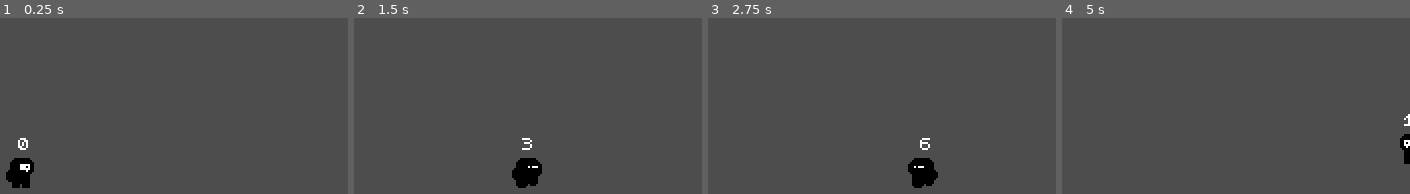
Above: before the commit, frames 1-4 (left to right).
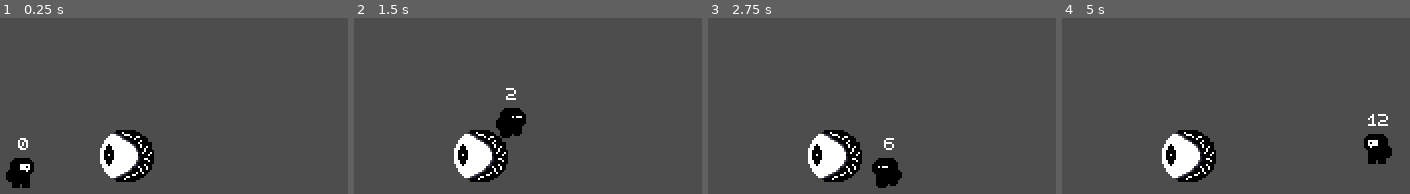
Above: after the commit, the same moments.

Repository: austintian03/presence
Game: Godot game, scene res://Scenes/game.tscn
Two runs of this game, one before a commit and one after it. Both use one fixed random seed, a clock stepped at 60 frames per second and the inputs below.
Inputs:
- Up to frame 1 (0.25 s): no input
- Up to frame 2 (1.5 s): tap Enter at 0.5 s; hold Right (move_right) from 0.53 s (still down); tap S (hide) at 0.6 s; tap Up (jump) at 0.77 s; tap Shift (sprint) at 1.35 s
- Up to frame 3 (2.75 s): tap Up (jump) at 1.52 s; release Right (move_right) at 2.03 s; hold Left (move_left) from 2.03 s (still down); tap S (hide) at 2.1 s
- Up to frame 4 (5 s): release Left (move_left) at 2.78 s; hold Right (move_right) 2.78-4.28 s; tap Shift (sprint) at 2.85, 4.35 s; tap Up (jump) at 3.02, 3.77, 4.52 s; tap S (hide) at 3.6 s; tap Space at 4.25 s; hold Left (move_left) from 4.28 s (still down)

The runs differ from the first frame. In frame 1, 3.7% of the frame differs, in the area x 28-45%, y 63-94%; in frame 2, 6.2%, in the area x 28-55%, y 39-97%; in frame 3, 6.1%; in frame 4, 5.4%.

Commit message:
Add initial Perceiver enemy

Diff:
--- /dev/null
+++ b/presence/Objects/Enemy/perceiver.tscn
@@ -0,0 +1,49 @@
+[gd_scene load_steps=8 format=3 uid="uid://bj4jhuckdfhaa"]
+
+[ext_resource type="Texture2D" uid="uid://ce5h4625pqmaq" path="res://Art/sprites/perceiver-Sheet.png" id="1_wg218"]
+[ext_resource type="Script" uid="uid://cxwavbx54f7vf" path="res://Objects/Enemy/scripts/perceiver.gd" id="1_y52ul"]
+
+[sub_resource type="AtlasTexture" id="AtlasTexture_y52ul"]
+atlas = ExtResource("1_wg218")
+region = Rect2(96, 0, 32, 32)
+
+[sub_resource type="AtlasTexture" id="AtlasTexture_ubdpm"]
+atlas = ExtResource("1_wg218")
+region = Rect2(64, 0, 32, 32)
+
+[sub_resource type="AtlasTexture" id="AtlasTexture_le77c"]
+atlas = ExtResource("1_wg218")
+region = Rect2(32, 0, 32, 32)
+
+[sub_resource type="SpriteFrames" id="SpriteFrames_ubdpm"]
+animations = [{
+"frames": [{
+"duration": 1.0,
+"texture": SubResource("AtlasTexture_y52ul")
+}, {
+"duration": 1.0,
+"texture": SubResource("AtlasTexture_ubdpm")
+}, {
+"duration": 1.0,
+"texture": SubResource("AtlasTexture_le77c")
+}, {
+"duration": 1.0,
+"texture": SubResource("AtlasTexture_ubdpm")
+}],
+"loop": true,
+"name": &"default",
+"speed": 1.0
+}]
+
+[sub_resource type="CircleShape2D" id="CircleShape2D_le77c"]
+radius = 14.0
+
+[node name="Perceiver" type="AnimatableBody2D"]
+script = ExtResource("1_y52ul")
+
+[node name="AnimatedSprite2d" type="AnimatedSprite2D" parent="."]
+sprite_frames = SubResource("SpriteFrames_ubdpm")
+frame_progress = 0.848887
+
+[node name="CollisionShape2D" type="CollisionShape2D" parent="."]
+shape = SubResource("CircleShape2D_le77c")
--- /dev/null
+++ b/presence/Objects/Enemy/scripts/perceiver.gd
@@ -0,0 +1,11 @@
+extends AnimatableBody2D
+
+
+# Called when the node enters the scene tree for the first time.
+func _ready() -> void:
+	pass # Replace with function body.
+
+
+# Called every frame. 'delta' is the elapsed time since the previous frame.
+func _process(delta: float) -> void:
+	pass
--- a/presence/Scenes/game.tscn
+++ b/presence/Scenes/game.tscn
@@ -1,6 +1,7 @@
-[gd_scene load_steps=3 format=3 uid="uid://bkhhjxmsxtfvm"]
+[gd_scene load_steps=4 format=3 uid="uid://bkhhjxmsxtfvm"]
 
 [ext_resource type="PackedScene" uid="uid://brdjjdli3q1ha" path="res://Player/player.tscn" id="1_ebmjs"]
+[ext_resource type="PackedScene" uid="uid://bj4jhuckdfhaa" path="res://Objects/Enemy/perceiver.tscn" id="2_qxrlw"]
 
 [sub_resource type="WorldBoundaryShape2D" id="WorldBoundaryShape2D_ebmjs"]
 
@@ -16,3 +17,7 @@
 position = Vector2(161, 123)
 shape = SubResource("WorldBoundaryShape2D_ebmjs")
 one_way_collision = true
+
+[node name="Perceiver" parent="." instance=ExtResource("2_qxrlw")]
+position = Vector2(210, 107)
+collision_layer = 2
--- a/presence/project.godot
+++ b/presence/project.godot
@@ -66,6 +66,7 @@
 [layer_names]
 
 2d_physics/layer_1="Player"
+2d_physics/layer_2="Enemy"
 2d_physics/layer_8="Wall"
 
 [rendering]
Binary file added: presence/Art/sprites/perceiver-Sheet.png
Not shown, added: presence/Art/sprites/perceiver-Sheet.png.import
Not shown, added: presence/Objects/Enemy/scripts/perceiver.gd.uid
